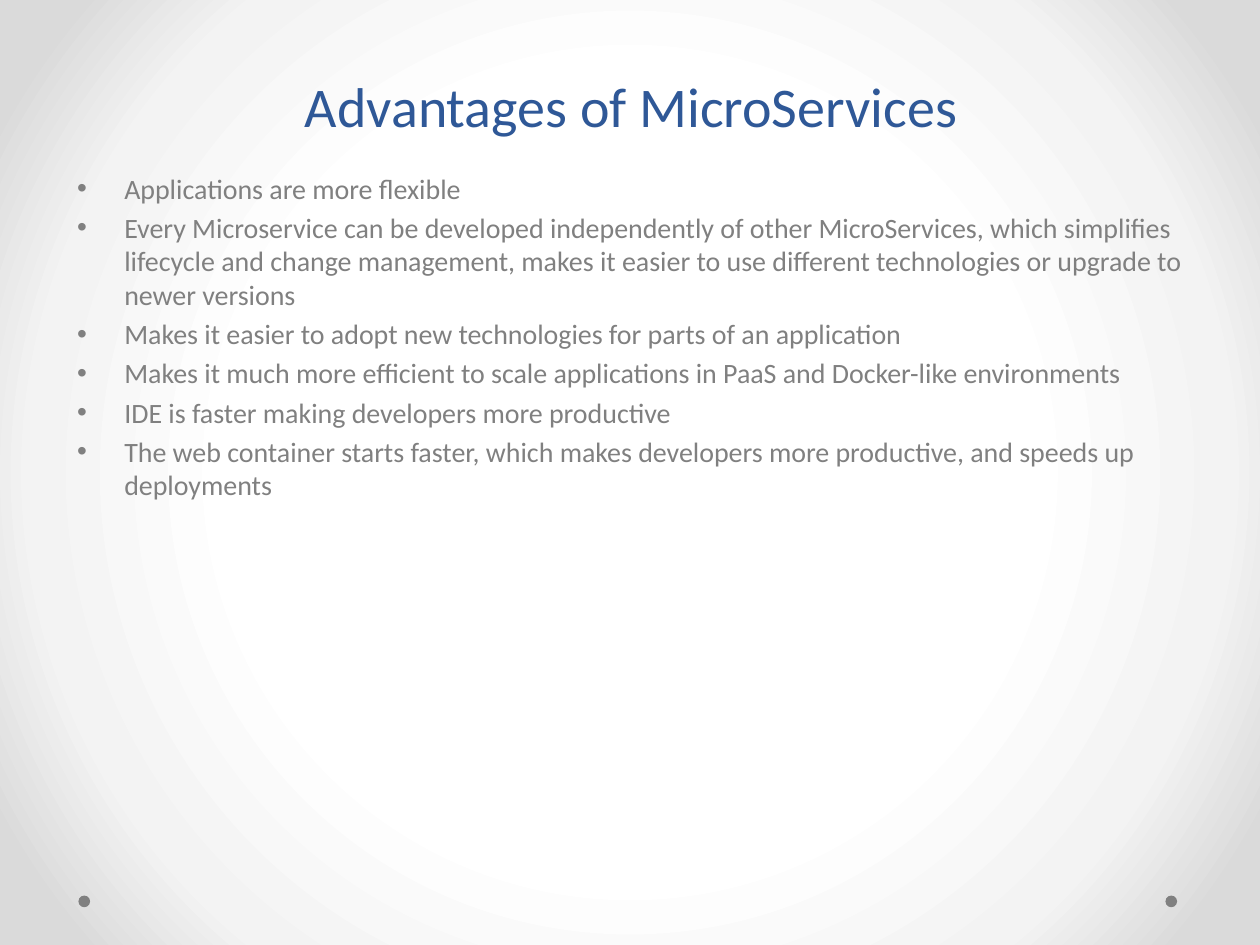
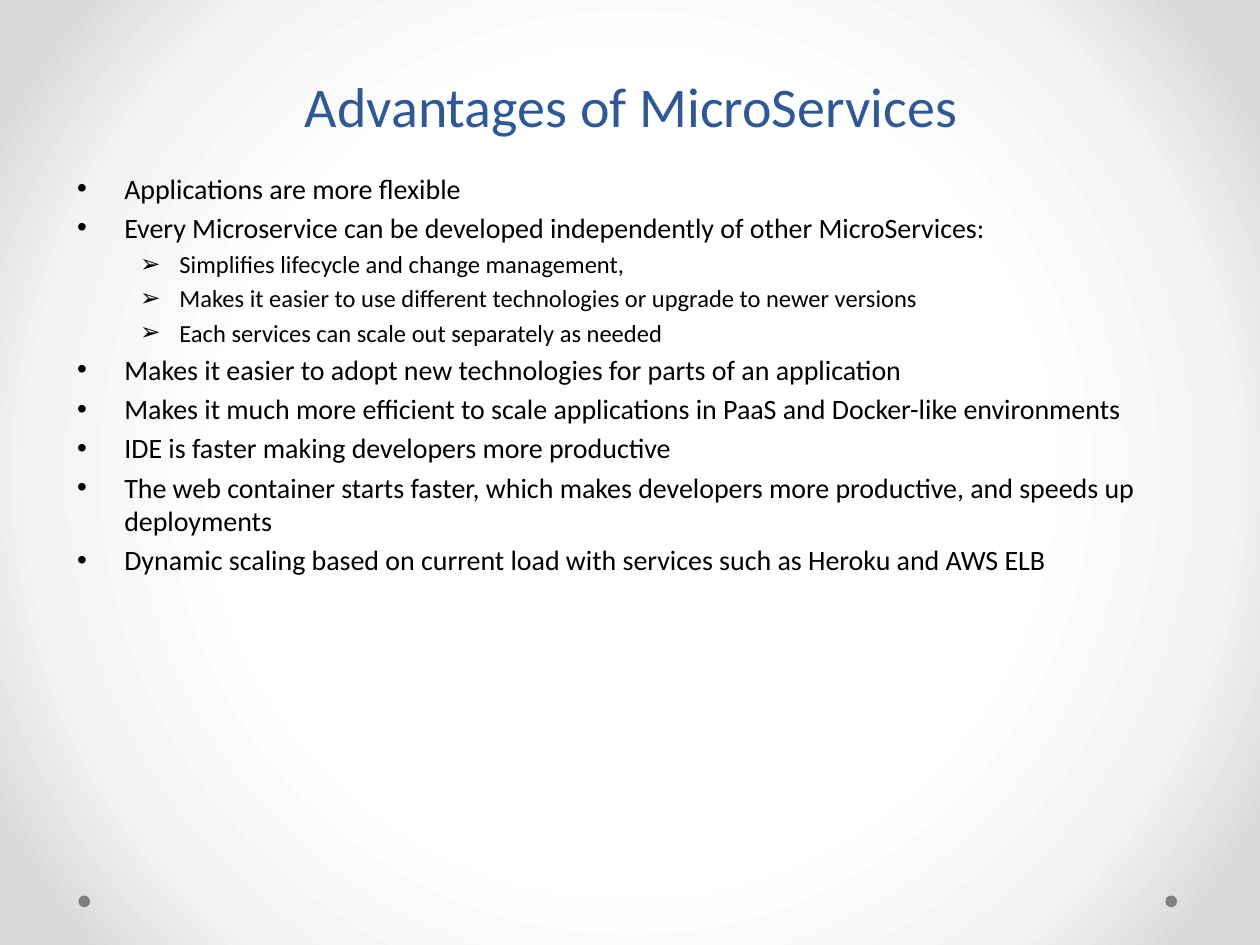
Before and after one commit to notionquest/ProjectDocumentation, a slide deck: slide 5 of MicroServices.pptx. Drawn at 1260x945 pixels with LibreOffice and Linux fonts; fonts in the diff are those of the drawing. Boxes give left, top, right and bottom in pixels: in the first picture for what was removed or moved away, otherwise in the second. Text is boxed around its words. In the diff, an @@ line names an element or a change of style, - is before the commit and + after.

Commit message:
microservice updates

```diff
--- a/MicroServices.pptx
+++ b/MicroServices.pptx
@@ text at (124,179,1134,536): text colour #808080 to #000000 in "Applications are more flexible", "Makes it easier to adopt new technologies ...", "Makes it much more efficient to scale ...", "IDE is faster making developers more productive" and 1 more places @@
@@ text at (124,218,985,346): text changed; size 16 to 14 pt; text colour #808080 to #000000 @@
-• Every Microservice can be developed independently of other MicroServices, which simplifies lifecycle and change management, makes it easier to use different technologies or upgrade to newer versions
+• Every Microservice can be developed independently of other MicroServices:
+  ➢ Simplifies lifecycle and change management,
+  ➢ Makes it easier to use different technologies or upgrade to newer versions
+  ➢ Each services can scale out separately as needed
@@ text at (124,550,1046,575): paragraph added @@
+• Dynamic scaling based on current load with services such as Heroku and AWS ELB
```
Also in this commit, not shown: 7 other slides changed, 4 slides added.
